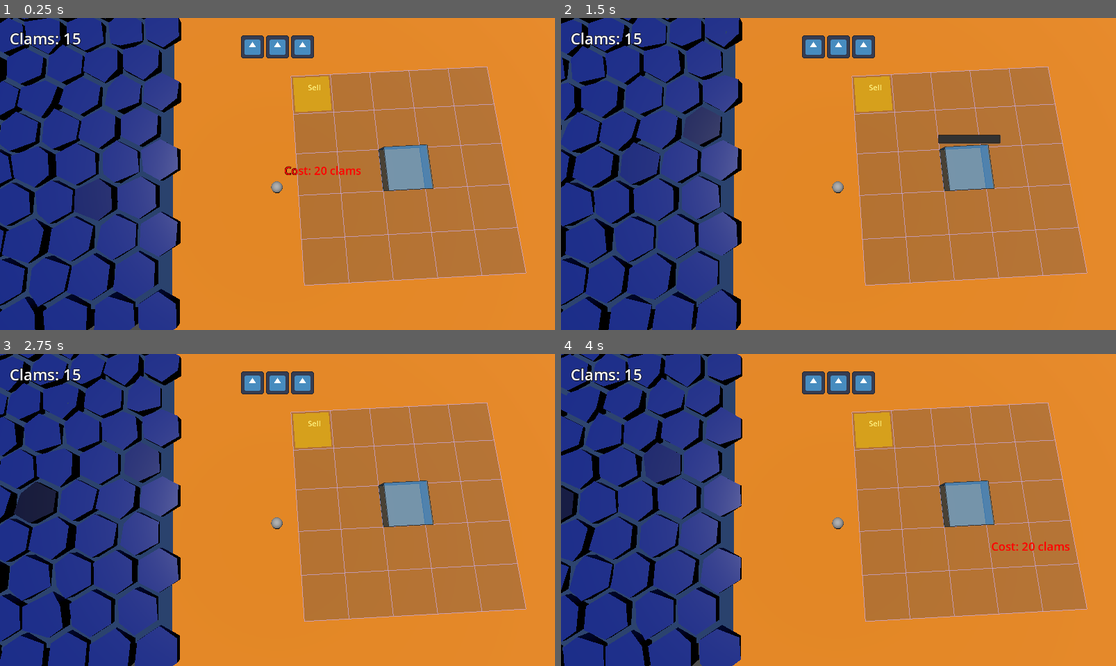
Above: before the commit, frames 1-4 (two rows, left to right).
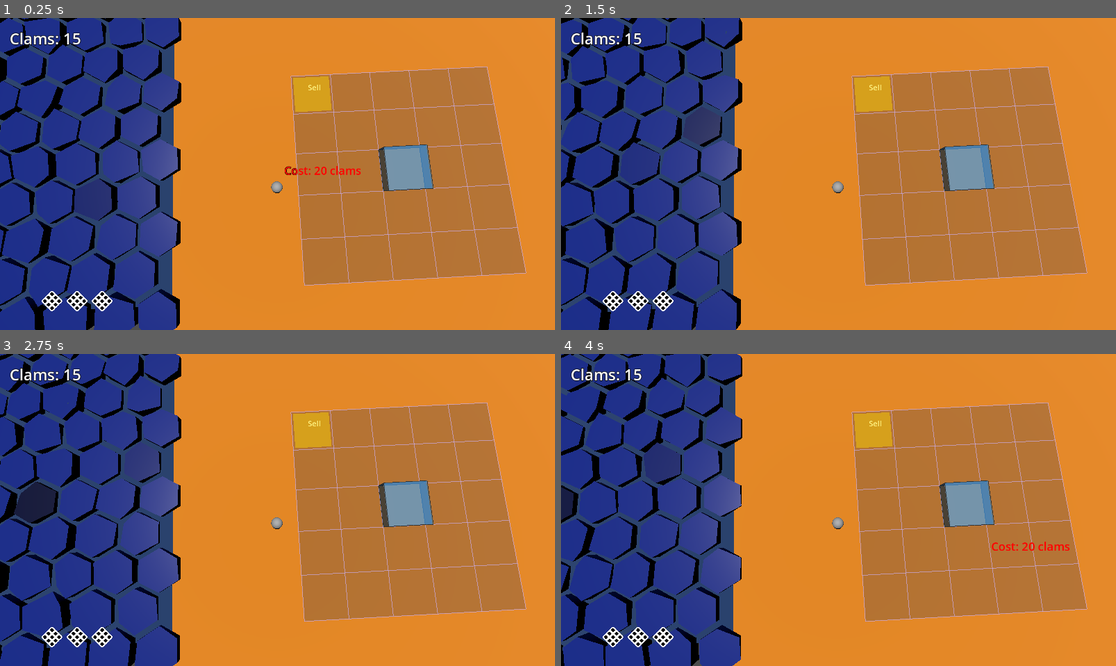
Above: after the commit, the same moments.

Repository: BinRoot/ludum-dare-58
Game: Godot game, scene res://Scenes/world.tscn
The game is run twice, just before and just after one commit, with the same random seed, the same clock (stepped at 60 frames per second) and the same inputs. The engine's default icon, where the game draws it, is replaced by a stand-in: a white triangle on a blue panel in a dark square.
Inputs (mouse positions are in pixels of both pictures, inside the frame that each line leads up to):
- Up to frame 1 (0.25 s): no input
- Up to frame 2 (1.5 s): move the mouse to (960, 158) at 0.52 s; click (960, 158) at 0.67 s; drag from (727, 189) to (810, 236) at 1.27 s
- Up to frame 3 (2.75 s): move the mouse to (333, 441) at 2.02 s; click (333, 441) at 2.17 s
- Up to frame 4 (4 s): drag from (810, 572) to (672, 463) at 2.77 s; move the mouse to (1005, 556) at 3.52 s; click (1005, 556) at 3.67 s

The runs differ from the first frame. In frame 1, 1.3% of the frame differs, in the area x 7-57%, y 5-94%; in frame 2, 1.6%, in the area x 7-80%, y 5-94%; in frame 3, 1.3%; in frame 4, 1.3%.

Commit message:
fixed net

Diff:
--- a/Scenes/InventoryItem.tscn
+++ b/Scenes/InventoryItem.tscn
@@ -1,11 +1,12 @@
 [gd_scene load_steps=2 format=3 uid="uid://c6eklq4d6ntv5"]
 
-[ext_resource type="Script" path="res://Scenes/inventory_item.gd" id="1_1"]
+[ext_resource type="Script" uid="uid://cq8v7c2h5k8vy" path="res://Scenes/inventory_item.gd" id="1_1"]
 
 [node name="InventoryItem" type="TextureRect"]
 custom_minimum_size = Vector2(48, 48)
 offset_right = 48.0
 offset_bottom = 48.0
-script = ExtResource("1_1")
+texture_filter = 1
 expand_mode = 1
 stretch_mode = 5
+script = ExtResource("1_1")
--- a/Scenes/fish_tank.gd
+++ b/Scenes/fish_tank.gd
@@ -324,7 +324,7 @@
 
 	# Show/hide capacity bar based on hover state
 	if capacity_bar_container:
-		capacity_bar_container.visible = is_hovered and not is_dragging
+		capacity_bar_container.visible = is_hovered and not is_dragging and current_capacity > 0
 
 func _on_input_event(_camera: Node, event: InputEvent, _position: Vector3, _normal: Vector3, _shape_idx: int):
 	if event is InputEventMouseButton:
@@ -924,9 +924,10 @@
 	var death_tween = create_tween()
 	death_tween.set_parallel(true)
 
-	# Float upward (to heaven)
+	# Float upward (to heaven) along world up
 	var float_distance = 10.0
-	death_tween.tween_property(fish, "global_position:y", fish.global_position.y + float_distance, 2.5).set_ease(Tween.EASE_OUT)
+	var target_pos = fish.global_position + Vector3(0, float_distance, 0)
+	death_tween.tween_property(fish, "global_position", target_pos, 2.5).set_ease(Tween.EASE_OUT)
 
 	# Rotate while floating
 	death_tween.tween_property(fish, "rotation:y", fish.rotation.y + PI * 2, 2.5)
--- a/Scenes/hud.gd
+++ b/Scenes/hud.gd
@@ -109,7 +109,7 @@
 
 	# Create game over label
 	game_over_label = Label.new()
-	game_over_label.text = "GAME OVER\n\nYou have no tanks and no money!"
+	game_over_label.text = "GAME OVER\n\nYou don't have enough clams to buy a tank!"
 	game_over_label.add_theme_font_size_override("font_size", 48)
 	game_over_label.add_theme_color_override("font_color", Color.RED)
 	game_over_label.add_theme_color_override("font_outline_color", Color.BLACK)
--- a/Scenes/hud.tscn
+++ b/Scenes/hud.tscn
@@ -1,17 +1,20 @@
 [gd_scene load_steps=2 format=3 uid="uid://dlfuaipowshr3"]
 
-[ext_resource type="Script" path="res://Scenes/hud.gd" id="1_1"]
+[ext_resource type="Script" uid="uid://cj5p8n3m6mawx" path="res://Scenes/hud.gd" id="1_1"]
 
 [node name="HUD" type="CanvasLayer"]
 script = ExtResource("1_1")
 
 [node name="InventoryContainer" type="HBoxContainer" parent="."]
-anchors_preset = 5
-anchor_left = 0.5
-anchor_right = 0.5
-offset_left = -100.0
-offset_top = 20.0
-offset_right = 100.0
-offset_bottom = 100.0
+anchors_preset = 2
+anchor_left = 0.0
+anchor_right = 0.0
+anchor_top = 1.0
+anchor_bottom = 1.0
+offset_left = 20.0
+offset_top = -100.0
+offset_right = 300.0
+offset_bottom = -20.0
 grow_horizontal = 2
+grow_vertical = 0
 alignment = 1
--- a/global.gd
+++ b/global.gd
@@ -94,7 +94,7 @@
 	net_item = ItemData.new()
 	net_item.id = "net"
 	net_item.display_name = "Net"
-	net_item.icon = load("res://icon.svg")
+	net_item.icon = load("res://net.svg")
 	items.append(net_item)
 
 	# Start with 3 nets
--- /dev/null
+++ b/net.svg
@@ -0,0 +1,14 @@
+<svg xmlns="http://www.w3.org/2000/svg" width="256" height="256" viewBox="0 0 256 256">
+  <g transform="rotate(45 128.0 128.0)">
+    <rect x="43.00" y="43.00" width="170.00" height="170.00" rx="14" fill="#FFFFFF" />
+    <rect x="55.00" y="55.00" width="34" height="34" rx="6" fill="#000000" />
+    <rect x="111.00" y="55.00" width="34" height="34" rx="6" fill="#000000" />
+    <rect x="167.00" y="55.00" width="34" height="34" rx="6" fill="#000000" />
+    <rect x="55.00" y="111.00" width="34" height="34" rx="6" fill="#000000" />
+    <rect x="111.00" y="111.00" width="34" height="34" rx="6" fill="#000000" />
+    <rect x="167.00" y="111.00" width="34" height="34" rx="6" fill="#000000" />
+    <rect x="55.00" y="167.00" width="34" height="34" rx="6" fill="#000000" />
+    <rect x="111.00" y="167.00" width="34" height="34" rx="6" fill="#000000" />
+    <rect x="167.00" y="167.00" width="34" height="34" rx="6" fill="#000000" />
+  </g>
+</svg>
Not shown, added: net.svg.import
Binary file changed: net_texture.png
